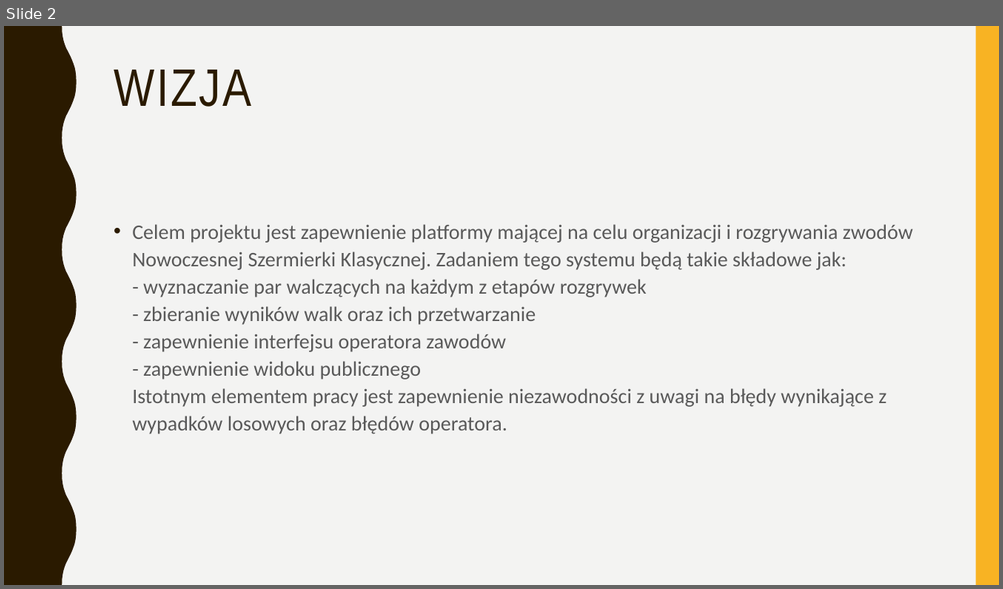
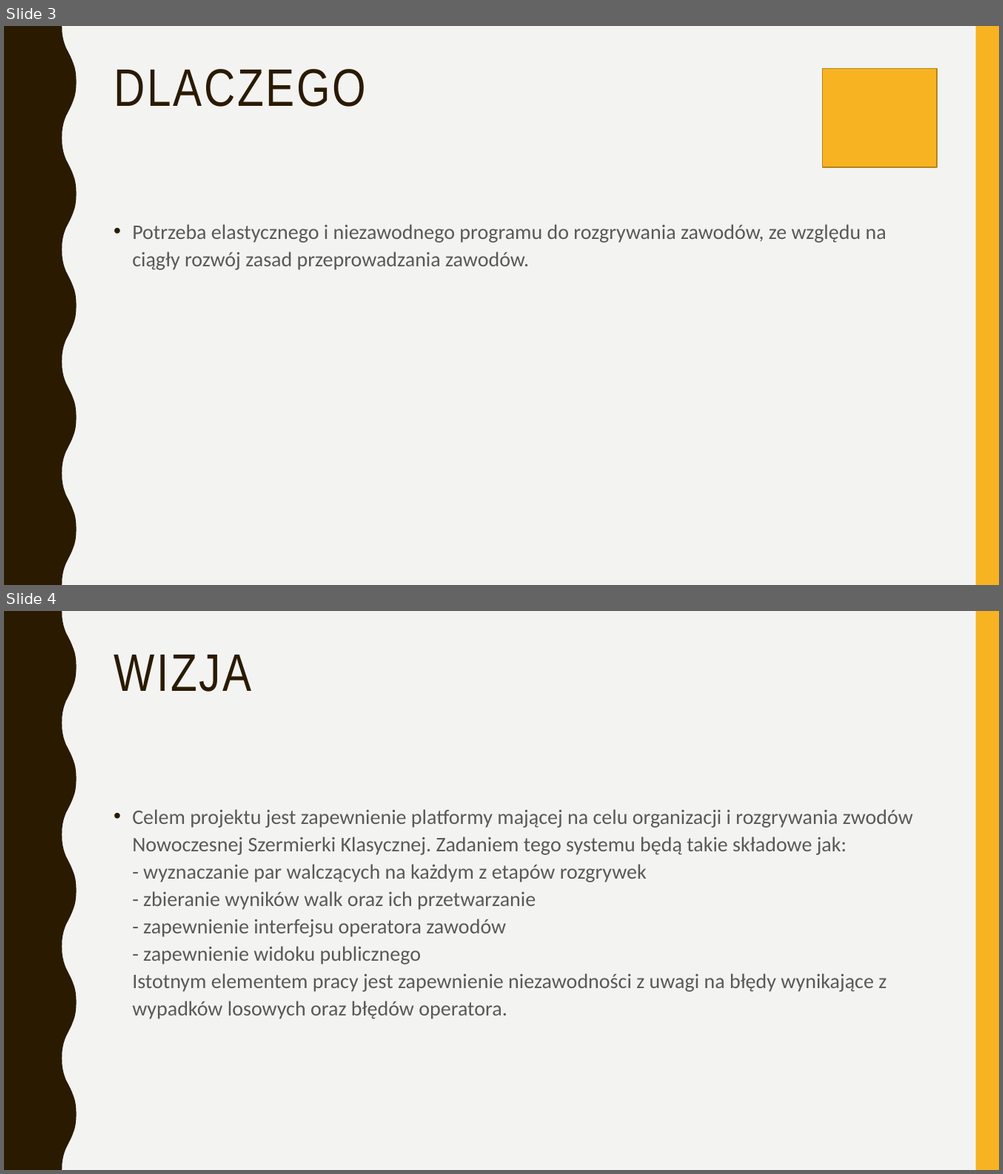
Before and after one commit to MarcinSosniak/FencingChampionshipsProgram, a slide deck: Prezentacja/prezentacja1PP.pptx. Shown one above the other, each under a label of ours: slide 2 before the commit, slides 3 and 4 after it. The pictures are 1003x589 and 1003x1174 pixels, drawn with LibreOffice and Linux fonts; fonts in the diff are those of the drawing. Boxes give left, top, right and bottom in pixels: in the first picture for what was removed or moved away, otherwise in the second. Text is boxed around its words. In the diff, an @@ line names an element or a change of style, - is before the commit and + after.

```diff
--- a/Prezentacja/prezentacja1PP.pptx
+++ b/Prezentacja/prezentacja1PP.pptx
@@ slide 3 added at (x1=4, y1=26, x2=999, y2=585), background #F3F3F2; not listed: 2 template elements that a slide beside it also shows @@
@@ title added at (x1=114, y1=69, x2=366, y2=107), 51 pt, text #2A1A00 @@
+DLACZEGO
@@ rectangle added at (x1=822, y1=68, x2=936, y2=168), fill #F8B323, outline #B7841A 1 pt @@
@@ text added at (x1=132, y1=224, x2=886, y2=270), 20 pt, text #595959 @@
+• Potrzeba elastycznego i niezawodnego programu do rozgrywania zawodów, ze względu na ciągły rozwój zasad przeprowadzania zawodów.
@@ what was slide 2 is now slide 4 @@
```
Also in this commit, not shown: 2 slides changed, 3 other slides added, 1 other file.
